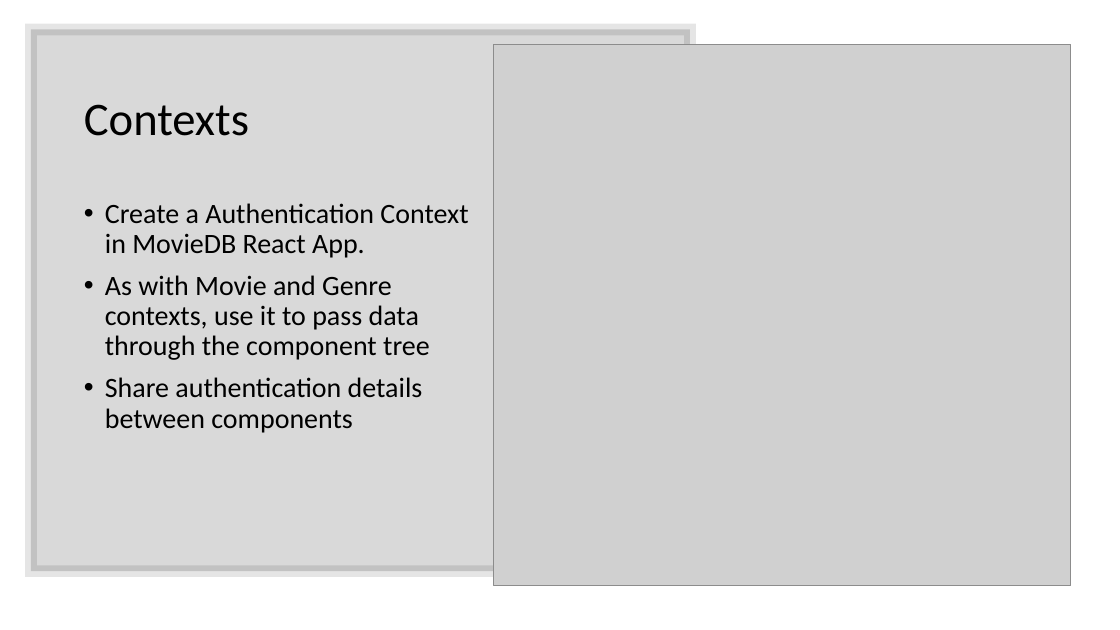
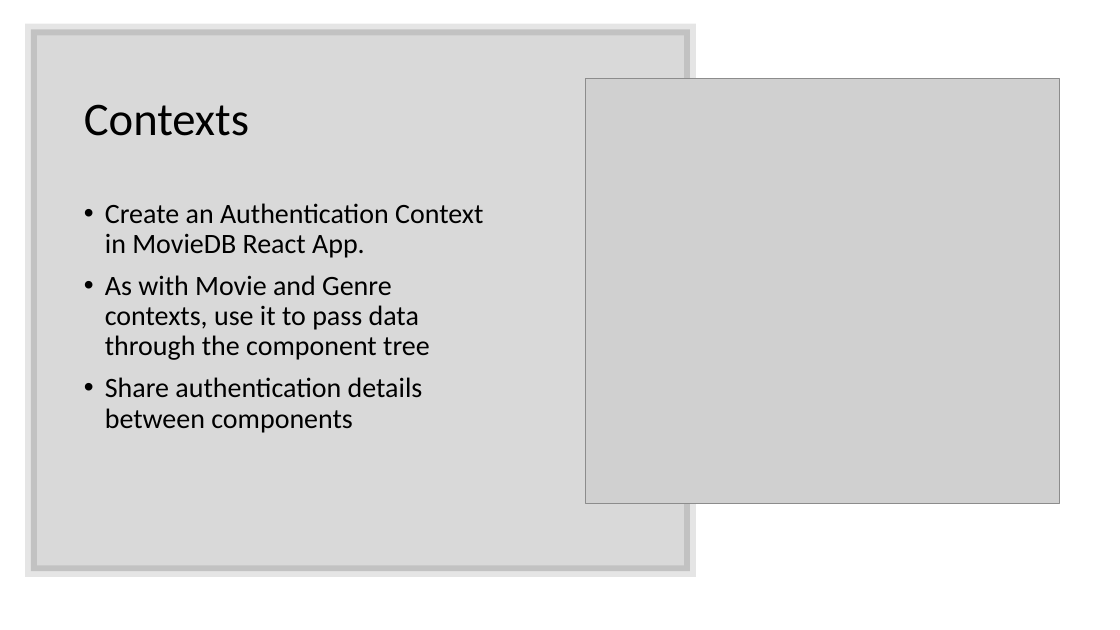
Before and after one commit to diarmuidoconnor/ict-2021, a slide deck: slide 30 of topic11/talk-01/Authentication with JWT.pptx (slide 31 before the commit). Drawn at 1120x630 pixels with LibreOffice and Linux fonts; fonts in the diff are those of the drawing; grey boxes stand for pictures. Boxes give left, top, right and bottom in pixels: in the first picture for what was removed or moved away, otherwise in the second. Text is boxed around its words. In the diff, an @@ line names an element or a change of style, - is before the commit and + after.

```diff
--- a/topic11/talk-01/Authentication with JWT.pptx
+++ b/topic11/talk-01/Authentication with JWT.pptx
@@ picture: place and size @@
-picture at [494, 45, 1071, 586]
+picture at [586, 79, 1060, 503]
@@ text at [105, 203, 483, 258]: text changed @@
-• Create a Authentication Context in MovieDB React App.
+• Create an Authentication Context in MovieDB React App.
```
Also in this commit, not shown: 8 other slides changed, 1 slide removed, 37 other files.
